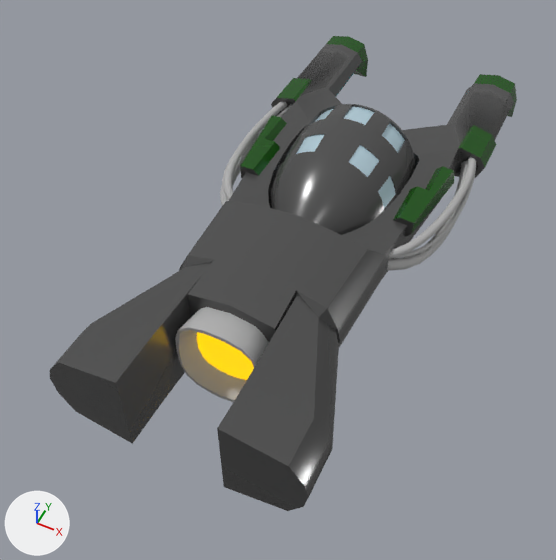
What one commit did to the Blender file scenes/Ships/Striker/X1/model/X1.blend.
One viewpoint serves both versions: a 50 mm camera at (3.42, -8.55, 8.58) aimed at (-0.22, -1.28, -0.51). Every picture has the same lights, and +X, +Y and +Z are marked at lower left.

The first picture shows 'BezierCurve', 'BezierCurve.001', 'BezierCurve.003', 'BezierCurve.004', 'BezierCurve.005', 'BezierCurve.006', 'Hull', 'cockpit'.
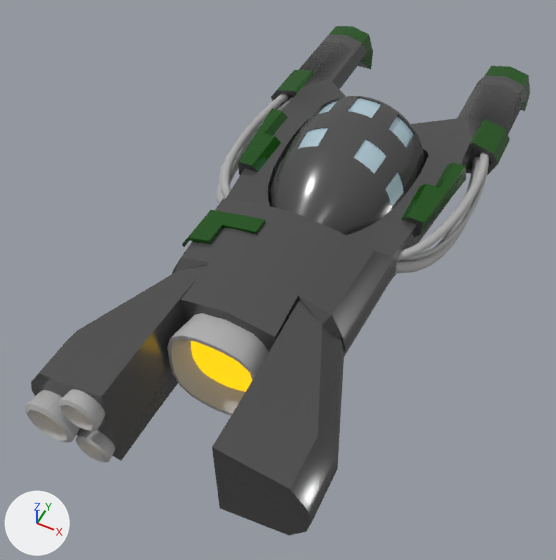
The change in detail:
Object 'Hull' (ob_hull) moves from (0.03, 0.32, 0.18) to (0.06, 0.4, 0.19).
Object 'Hull' (ob_hull) is rescaled from (0.687, 0.687, 0.687) to (0.734, 0.734, 0.734).
Object 'cockpit' (ob_cockpit) moves from (0.03, 0.32, 0.18) to (0.06, 0.4, 0.19).
Object 'cockpit' (ob_cockpit) is rescaled from (0.687, 0.687, 0.687) to (0.734, 0.734, 0.734).
Object 'BezierCurve' (ob_beziercurve) moves from (-1.75, 0.65, 0.18) to (-1.84, 0.76, 0.19).
Object 'BezierCurve.001' (ob_beziercurve_001) moves from (-1.62, 0.64, 0.06) to (-1.7, 0.75, 0.05).
Object 'BezierCurve.003' (ob_beziercurve_003) moves from (-1.77, 0.61, 0.06) to (-1.86, 0.71, 0.05).
Object 'BezierCurve.004' (ob_beziercurve_004) moves from (1.79, 0.65, 0.18) to (1.95, 0.76, 0.19).
Object 'BezierCurve.004' (ob_beziercurve_004) is rescaled from (-0.687, 0.687, 0.687) to (-0.734, 0.734, 0.734).
Object 'BezierCurve.005' (ob_beziercurve_005) moves from (1.66, 0.64, 0.06) to (1.81, 0.75, 0.05).
Object 'BezierCurve.005' (ob_beziercurve_005) is rescaled from (-0.687, 0.687, 0.687) to (-0.734, 0.734, 0.734).
Object 'BezierCurve.006' (ob_beziercurve_006) moves from (1.81, 0.61, 0.06) to (1.97, 0.71, 0.05).
Object 'BezierCurve.006' (ob_beziercurve_006) is rescaled from (-0.687, 0.687, 0.687) to (-0.734, 0.734, 0.734).
Object 'Cylinder.001' (ob_cylinder_001) is now shown.
Object 'Cylinder.002' (ob_cylinder_002) is now shown.
Object 'Cylinder.003' (ob_cylinder_003) is now shown.
Object 'Cube.001' (ob_cube_001) is now shown.

Boxes (x1, y1, x2, y2) around the edits, measured in the pictures (556 x 560 px):
'Hull', moved, rescaled (7% wider, 7% taller): before (50, 36, 517, 511); after (31, 26, 530, 535)
'cockpit', moved, rescaled (6% wider, 6% taller): before (269, 104, 415, 235); after (269, 96, 424, 235)
'BezierCurve.004', moved, rescaled (7% taller): before (389, 157, 476, 259); after (397, 152, 489, 261)
'Cylinder.002', shown: after (24, 390, 80, 442)
'BezierCurve.005', moved, rescaled (6% taller): before (387, 161, 468, 270); after (395, 157, 480, 273)
'BezierCurve', moved: before (224, 102, 287, 201); after (220, 94, 288, 199)
'Cube.001', shown (green): after (182, 210, 265, 247)
'Cylinder.001', shown: after (58, 389, 105, 431)
'BezierCurve.006', moved, rescaled (8% taller): before (396, 168, 476, 258); after (405, 163, 489, 260)
'Cylinder.003', shown: after (76, 430, 115, 462)
'BezierCurve.001', moved: before (220, 136, 257, 206); after (217, 124, 262, 203)
'BezierCurve.003', moved: before (222, 155, 233, 193); after (219, 153, 229, 191)
